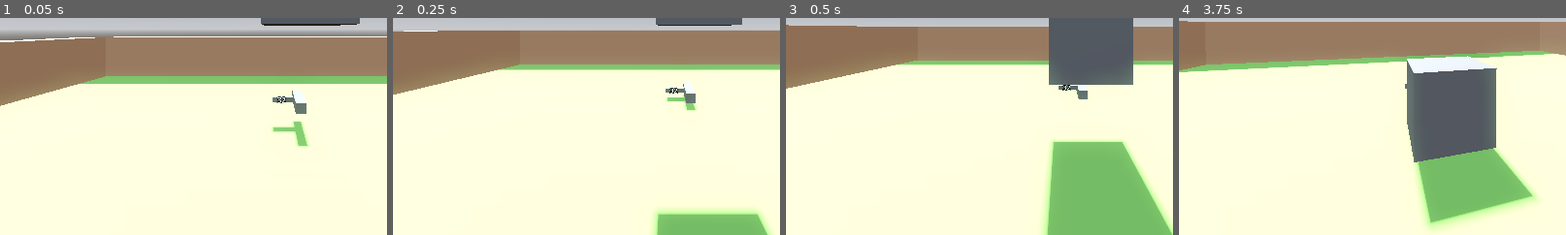
Above: before the commit, frames 1-4 (left to right).
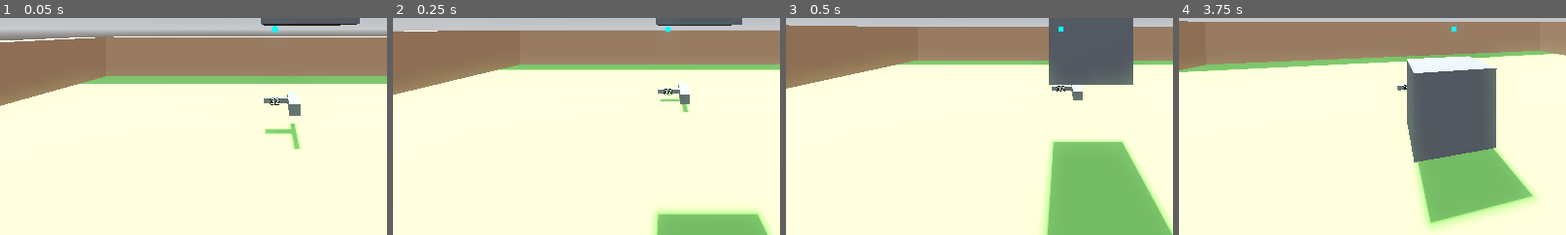
Above: after the commit, the same moments.

Repository: zsmitty2020/SmallGameProject
Game: Godot game, scene res://experimental/chris/main2.tscn
Two runs of this game, one before a commit and one after it. Both use one fixed random seed, a clock stepped at 60 frames per second and the inputs below.
Inputs (mouse positions are % of the whole screen's width and height, from its top left):
- Up to frame 1 (0.05 s): no input
- Up to frame 2 (0.25 s): no input
- Up to frame 3 (0.5 s): no input
- Up to frame 4 (3.75 s): tap Enter at 0.5 s; move the mouse to (55, 50) at 0.52 s; tap A (a) at 0.6, 3.05, 3.6 s; click (55, 50) at 0.67 s; tap D (d) at 0.8, 1.35 s; move the mouse to (45, 50) at 1.27 s; click (45, 50) at 1.42 s; tap S (s) at 1.55, 2.1 s; move the mouse to (52, 48) at 2.02 s; click (52, 48) at 2.17 s; tap W (w) at 2.3, 2.85 s; move the mouse to (49, 52) at 2.77 s; click (49, 52) at 2.92 s; move the mouse to (57, 51) at 3.52 s; click (57, 51) at 3.67 s
The pictures show only the part of the screen within x 15-64%, y 47-97%; the shares and areas given below are measured in that part.

The runs differ from the first frame. In frame 1, 1.2% of the frame differs, in the area x 68-80%, y 3-61%; in frame 2, 0.7%; in frame 3, 0.4%; in frame 4, 0.1%.

Commit message:
ok the gun now shoots bullets (they are not finished yet)

Diff:
--- a/spaceraider/experimental/chris/hitscan_bullet.gd
+++ b/spaceraider/experimental/chris/hitscan_bullet.gd
@@ -1,11 +1,22 @@
 extends RayCast3D
 
 
+var bullet_spawn_location : Vector3 = Vector3(0,0,0)
 # Called when the node enters the scene tree for the first time.
 func _ready() -> void:
-	pass # Replace with function body.
+	force_raycast_update()
+	$Node3D.global_position = bullet_spawn_location
+	if is_colliding():
+		point_bullet_at_target(get_collision_point())
+	else:
+		#print("do")
+		#print(global_position)
+		point_bullet_at_target(global_position + -global_basis.z * 200)
 
+func point_bullet_at_target(target_pos):
+	$Node3D.look_at(target_pos)
+	#$MeshInstance3D.rotate_x(PI/2)
 
 # Called every frame. 'delta' is the elapsed time since the previous frame.
 func _process(delta: float) -> void:
-	pass
+	$Node3D.global_position -= $Node3D.global_basis.z * delta * 30
--- a/spaceraider/experimental/chris/hitscan_bullet.tscn
+++ b/spaceraider/experimental/chris/hitscan_bullet.tscn
@@ -1,6 +1,26 @@
-[gd_scene load_steps=2 format=3 uid="uid://c7cxjku1xtyhp"]
+[gd_scene load_steps=4 format=3 uid="uid://c7cxjku1xtyhp"]
 
 [ext_resource type="Script" path="res://experimental/chris/hitscan_bullet.gd" id="1_d16xa"]
 
+[sub_resource type="StandardMaterial3D" id="StandardMaterial3D_1v1gf"]
+albedo_color = Color(1, 1, 0.498039, 1)
+rim_enabled = true
+
+[sub_resource type="CylinderMesh" id="CylinderMesh_43yyb"]
+material = SubResource("StandardMaterial3D_1v1gf")
+top_radius = 0.025
+bottom_radius = 0.025
+height = 1.0
+radial_segments = 8
+
 [node name="HitscanBullet" type="RayCast3D"]
+target_position = Vector3(0, 0, -200)
 script = ExtResource("1_d16xa")
+
+[node name="Node3D" type="Node3D" parent="."]
+top_level = true
+
+[node name="MeshInstance3D" type="MeshInstance3D" parent="Node3D"]
+transform = Transform3D(1, 0, 0, 0, -4.37114e-08, 1, 0, -1, -4.37114e-08, 0, 0, 0)
+mesh = SubResource("CylinderMesh_43yyb")
+skeleton = NodePath("../..")
--- /dev/null
+++ b/spaceraider/experimental/chris/hitscan_gun.gd
@@ -0,0 +1,11 @@
+extends Weapon
+
+func spawn_bullet():
+	$AudioStreamPlayer3D.play()
+	var new_bullet = projectile.instantiate()
+	new_bullet.bullet_spawn_location = $barrel.global_position
+	if "camera" in possessor:
+		new_bullet.global_transform = possessor.camera.global_transform
+	else:
+		new_bullet.global_transform = possessor.global_transform
+	get_tree().current_scene.add_child(new_bullet)
--- a/spaceraider/experimental/chris/hitscan_gun.tscn
+++ b/spaceraider/experimental/chris/hitscan_gun.tscn
@@ -1,6 +1,8 @@
-[gd_scene load_steps=5 format=3 uid="uid://cf7lh4j754nva"]
+[gd_scene load_steps=7 format=3 uid="uid://cf7lh4j754nva"]
 
-[ext_resource type="Script" path="res://experimental/chris/weapon.gd" id="1_6g2vw"]
+[ext_resource type="Script" path="res://experimental/chris/hitscan_gun.gd" id="1_eqno4"]
+[ext_resource type="PackedScene" uid="uid://c7cxjku1xtyhp" path="res://experimental/chris/hitscan_bullet.tscn" id="2_ucelj"]
+[ext_resource type="AudioStream" uid="uid://b4rxfjy020jvr" path="res://experimental/chris/im_tired_of_the_quiet.wav" id="3_ojret"]
 
 [sub_resource type="BoxMesh" id="BoxMesh_a1uk7"]
 size = Vector3(0.2, 0.2, 1)
@@ -12,26 +14,30 @@
 size = Vector3(0.2, 0.2, 1)
 
 [node name="HitscanGun" type="RigidBody3D"]
-script = ExtResource("1_6g2vw")
+script = ExtResource("1_eqno4")
+projectile = ExtResource("2_ucelj")
 
 [node name="MeshInstance3D" type="MeshInstance3D" parent="."]
-transform = Transform3D(-1, 0, -8.74228e-08, 0, 1, 0, 8.74228e-08, 0, -1, 0.121397, 0, -0.0859279)
+transform = Transform3D(-1, 0, -8.74228e-08, 0, 1, 0, 8.74228e-08, 0, -1, 0, 0, 0)
 mesh = SubResource("BoxMesh_a1uk7")
 
 [node name="MeshInstance3D2" type="MeshInstance3D" parent="."]
-transform = Transform3D(-1.17225e-07, 0, 1, 0, 1, 0, -1, 0, -1.17225e-07, -0.165968, 0, -0.257559)
+transform = Transform3D(-1.17225e-07, 0, 1, 0, 1, 0, -1, 0, -1.17225e-07, -0.333564, 0, -0.159701)
 mesh = SubResource("BoxMesh_uin4t")
 
 [node name="CollisionShape3D" type="CollisionShape3D" parent="."]
-transform = Transform3D(-1, 0, -8.74228e-08, 0, 1, 0, 8.74228e-08, 0, -1, 0.121397, 0, -0.0859279)
+transform = Transform3D(-1, 0, -8.74228e-08, 0, 1, 0, 8.74228e-08, 0, -1, 0, 0, 0)
 shape = SubResource("BoxShape3D_dgsqx")
 
 [node name="grab_spot" type="Node3D" parent="."]
-transform = Transform3D(-1, 0, -8.74228e-08, 0, 1, 0, 8.74228e-08, 0, -1, 0.121397, 0, 0.164128)
+transform = Transform3D(-1, 0, -8.74228e-08, 0, 1, 0, 8.74228e-08, 0, -1, 0, 0, 0.3)
 
 [node name="barrel" type="Node3D" parent="."]
-transform = Transform3D(-1, 0, -8.74228e-08, 0, 1, 0, 8.74228e-08, 0, -1, 0.10527, 0.018136, -0.554694)
+transform = Transform3D(-1, 0, -8.74228e-08, 0, 1, 0, 8.74228e-08, 0, -1, 0, 0, -0.5)
 
 [node name="ammo" type="Label3D" parent="."]
-transform = Transform3D(1, 0, 0, 0, 1, 0, 0, 0, 1, -0.219586, 0, -0.173297)
+transform = Transform3D(1, 0, 0, 0, 1, 0, 0, 0, 1, -0.358675, 0, -0.075439)
 text = "32"
+
+[node name="AudioStreamPlayer3D" type="AudioStreamPlayer3D" parent="."]
+stream = ExtResource("3_ojret")
--- /dev/null
+++ b/spaceraider/experimental/chris/hitscan_gun_magazine.tscn
@@ -0,0 +1,7 @@
+[gd_scene format=3 uid="uid://deaaq3a25pjic"]
+
+[node name="HitscanGunMagazine" type="RigidBody3D"]
+
+[node name="MeshInstance3D" type="MeshInstance3D" parent="."]
+
+[node name="CollisionShape3D" type="CollisionShape3D" parent="."]
--- a/spaceraider/experimental/chris/holdable.gd
+++ b/spaceraider/experimental/chris/holdable.gd
@@ -2,7 +2,7 @@
 
 class_name Holdable
 
-
+var possessor : Node3D = null
 var attachment_joint : Node3D = null
 var offset = 0
 var offset_reduction_rate = 3
@@ -14,13 +14,16 @@
 func i_am_being_looked_at():
 	return info_text
 
-func hold(attach_to):
+func hold(attach_to, holder):
 	attachment_joint = attach_to
+	possessor = holder
 	freeze = true
 	collision_layer = 0
 
 func drop():
+	dont_use()
 	attachment_joint = null
+	possessor = null
 	freeze = false
 	collision_layer = 1
 
@@ -33,7 +36,7 @@
 func _process(delta):
 	if attachment_joint:
 		#global_basis = attachment_joint.global_basis
-		global_basis = global_basis.slerp(attachment_joint.global_basis, delta * 8)
+		global_basis = global_basis.slerp(attachment_joint.global_basis, delta * 16).orthonormalized()
 		global_position = attachment_joint.global_position + (global_position - (grab_spot.global_position - offset * global_basis.z))
 	offset = offset + (0 - offset) * delta * 5
 	personal_process(delta)
--- a/spaceraider/experimental/chris/player2.gd
+++ b/spaceraider/experimental/chris/player2.gd
@@ -56,7 +56,7 @@
 
 			if i_am_looking_at:
 				i_am_holding = i_am_looking_at
-				i_am_looking_at.hold($head/right_hand)
+				i_am_looking_at.hold($head/right_hand,self)
 
 
 	if Input.is_action_just_pressed("esc"):
@@ -123,28 +123,32 @@
 func check_look_ray():
 
 	$head/right_hand.look_at(camera.global_position - camera.global_basis.z * 10)
+	$info_label.text = ""
+	i_am_looking_at = null
+
 	##Fail states to avoid calculating more than necessary
 	if not eye_ray.is_colliding():
-		$info_label.text = ""
-		i_am_looking_at = null
 		#$head/right_hand.rotation = Vector3(0,0,0)
 		return
 	#$head/right_hand.look_at(eye_ray.get_collision_point())
 
 	if not eye_ray.get_collider().has_method("i_am_being_looked_at"):
-		$info_label.text = ""
-		i_am_looking_at = null
 		return
 
 	i_am_looking_at = eye_ray.get_collider()
 	$info_label.global_position = i_am_looking_at.global_position
 	$info_label.global_position.y += .75
 	$info_label.text = i_am_looking_at.i_am_being_looked_at()
+	#$info_label.look_at(camera.global_position)
 
 func move_physics_objects_out_of_my_way(delta):
+
 	var collision = move_and_collide(velocity * delta, true)
 	if collision:
 		var object_collided_with = collision.get_collider()
+
+		if object_collided_with.global_position.y < global_position.y - 1:
+			return
 		#print(object_collided_with)
 		if object_collided_with is RigidBody3D:
 			var pos =  collision.get_position()#object_collided_with.global_position - collision.get_position()
--- a/spaceraider/experimental/chris/player2.tscn
+++ b/spaceraider/experimental/chris/player2.tscn
@@ -8,6 +8,15 @@
 points = PackedVector3Array(-0.125207, -0.532801, -0.480507, 0.0227831, 0.47607, 0.498884, 0.169713, 0.559144, 0.464172 …(924 unchanged characters)…
 
 [sub_resource type="CylinderMesh" id="CylinderMesh_odtfu"]
+
+[sub_resource type="StandardMaterial3D" id="StandardMaterial3D_kno38"]
+albedo_color = Color(0, 1, 1, 1)
+rim_enabled = true
+
+[sub_resource type="SphereMesh" id="SphereMesh_bqm4e"]
+material = SubResource("StandardMaterial3D_kno38")
+radius = 0.01
+height = 0.02
 
 [node name="playerRoot" type="CharacterBody3D"]
 script = ExtResource("1_5jh1p")
@@ -31,7 +40,13 @@
 [node name="look_ray" type="RayCast3D" parent="head/Camera3D"]
 target_position = Vector3(0, 0, -5)
 
+[node name="MeshInstance3D" type="MeshInstance3D" parent="head/Camera3D/look_ray"]
+transform = Transform3D(1, 0, 0, 0, 1, 0, 0, 0, 1, 0, 0, -0.753313)
+mesh = SubResource("SphereMesh_bqm4e")
+
 [node name="right_hand" type="Node3D" parent="head"]
 transform = Transform3D(1, 0, 0, 0, 1, 0, 0, 0, 1, 0.464136, -0.324466, -0.224276)
 
 [node name="info_label" type="Label3D" parent="."]
+billboard = 1
+texture_filter = 1
--- a/spaceraider/experimental/chris/weapon.gd
+++ b/spaceraider/experimental/chris/weapon.gd
@@ -19,11 +19,15 @@
 
 func shoot():
 	#print(firing)
+	spawn_bullet()
 	offset = .2
 	cur_fire_cooldown = 1 / fire_rate
 	cur_ammo -= 1
 	$ammo.text = str(cur_ammo)
 	#print("bang")
+
+func spawn_bullet():
+	print("bang")
 
 func personal_process(delta):
 	if cur_fire_cooldown == 0:
Not shown, added: spaceraider/experimental/chris/im_tired_of_the_quiet.wav.import
Not shown: 1 places in spaceraider/experimental/chris/player2.tscn that only renumber resources
Not shown, added: spaceraider/experimental/chris/im_tired_of_the_quiet.wav
